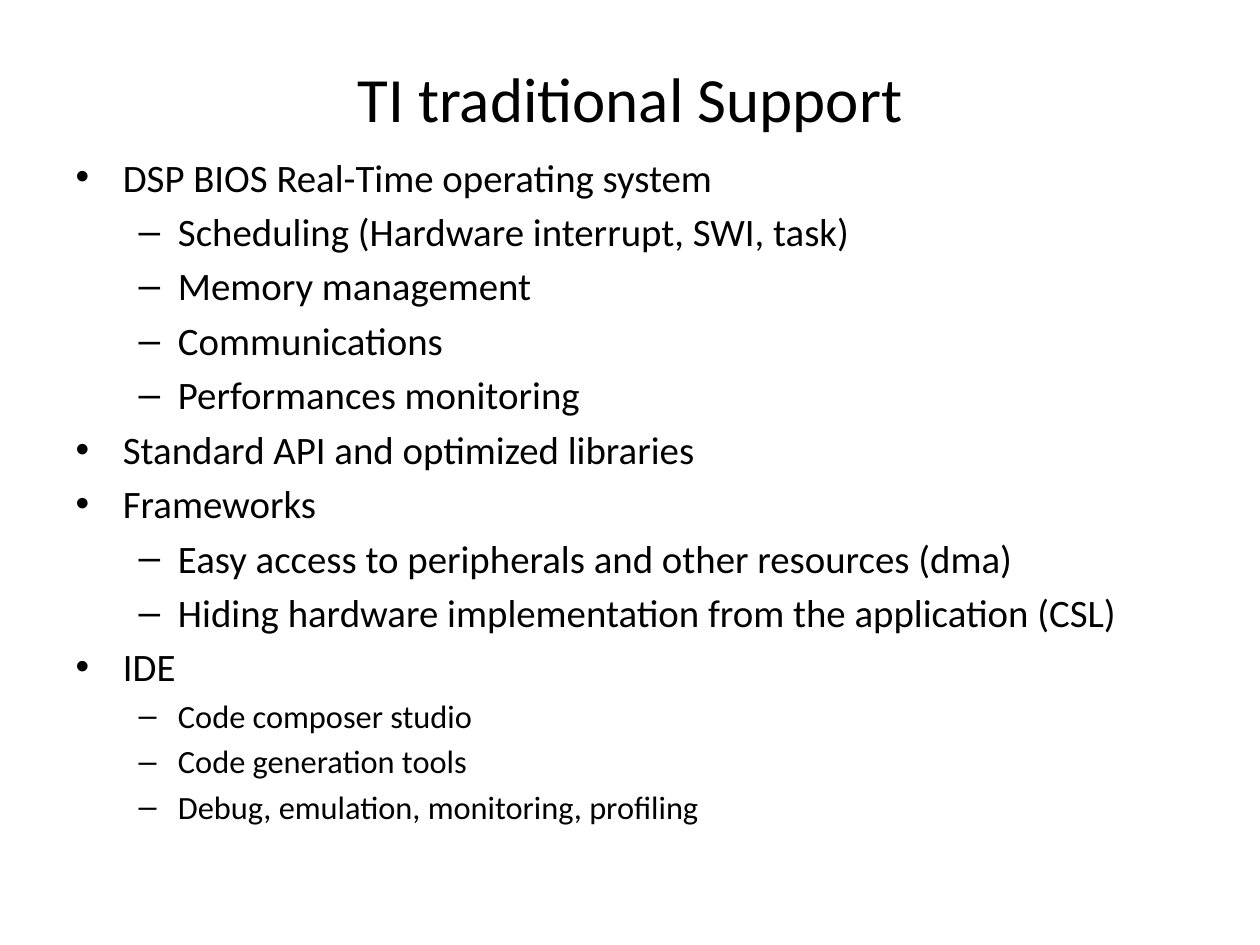
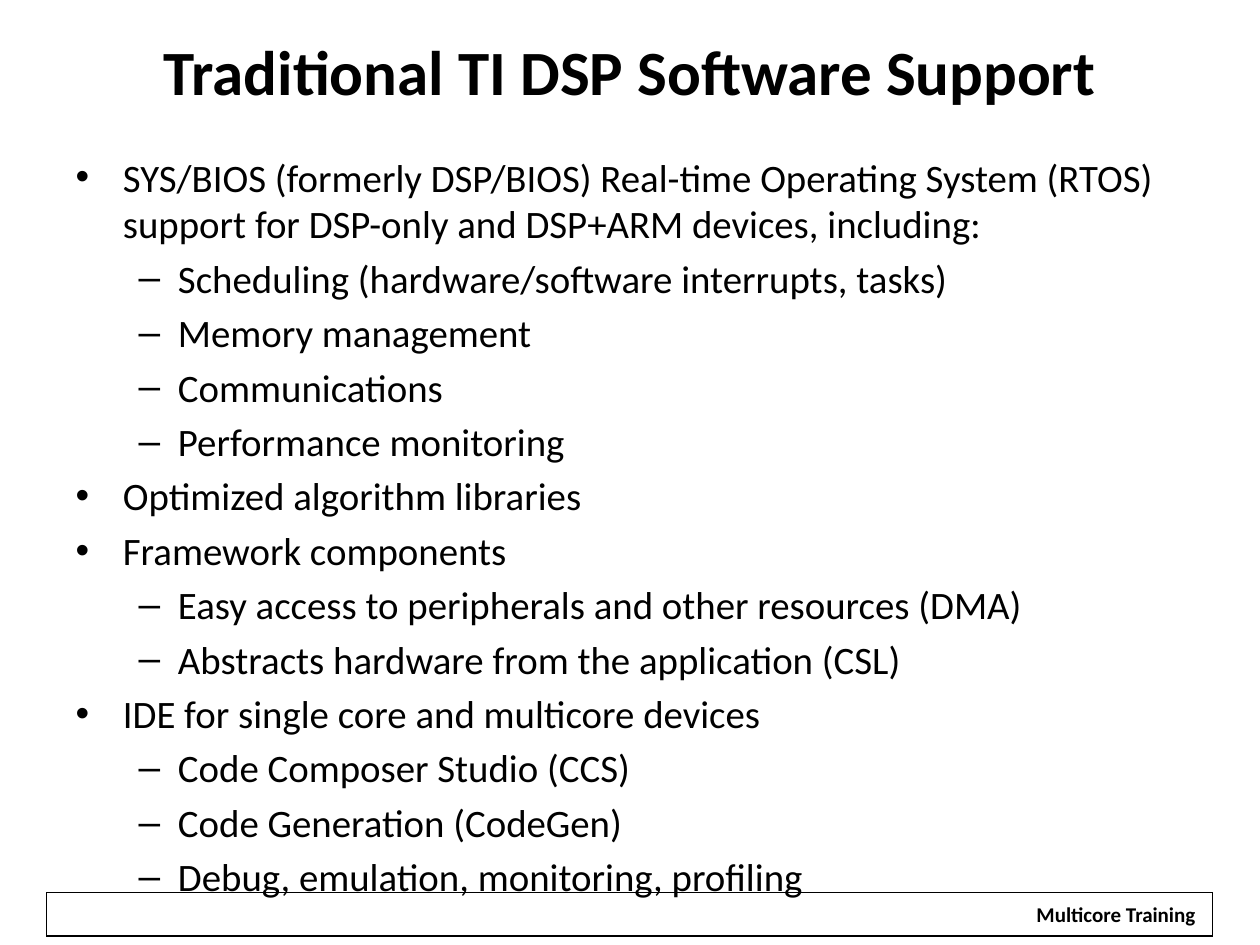
Before and after one commit to hari1989/keystone-workshop, a slide deck: slide 4 of preliminary/Introduction to KeyStone Software ECO.pptx. Drawn at 1260x945 pixels with LibreOffice and Linux fonts; fonts in the diff are those of the drawing; background and template pictures are left out. Boxes give left, top, right and bottom in pixels: in the first picture for what was removed or moved away, otherwise in the second. Text is boxed around its words. In the diff, an @@ line names an element or a change of style, - is before the commit and + after.

```diff
--- a/preliminary/Introduction to KeyStone Software ECO.pptx
+++ b/preliminary/Introduction to KeyStone Software ECO.pptx
@@ title at box(164, 50, 1095, 105): text changed; bold on @@
-TI traditional Support
+Traditional TI DSP Software Support
@@ text "SYS/BIOS (formerly DSP/BIOS) Real-time Operating ..." at box(123, 163, 1153, 843): size 18.5 to 22.2 pt in "Debug, emulation, monitoring, profiling" @@
@@ text at box(123, 163, 1153, 300): text changed @@
-• DSP BIOS Real-Time operating system
-  – Scheduling (Hardware interrupt, SWI, task)
+• SYS/BIOS (formerly DSP/BIOS) Real-time Operating System (RTOS) support for DSP-only and DSP+ARM devices, including:
+  – Scheduling (hardware/software interrupts, tasks)
@@ text at box(123, 429, 1021, 843): text changed @@
-  – Performances monitoring
-• Standard API and optimized libraries
-• Frameworks
-  – Easy access to peripherals and other resources (dma)
-  – Hiding hardware implementation from the application (CSL)
-• IDE
-  – Code composer studio
-  – Code generation tools
+  – Performance monitoring
+• Optimized algorithm libraries
+• Framework components
+  – Easy access to peripherals and other resources (DMA)
+  – Abstracts hardware from the application (CSL)
+• IDE for single core and multicore devices
+  – Code Composer Studio (CCS)
+  – Code Generation (CodeGen)
@@ rectangle added at box(47, 892, 1213, 936), outline #000000 0.75 pt @@
@@ rectangle added at box(1023, 896, 1210, 934), fill #FFFFFF, 12 pt, text #000000, bold @@
+Multicore Training
```
Also in this commit, not shown: 12 other slides changed, 6 slides added, 4 slides removed.
